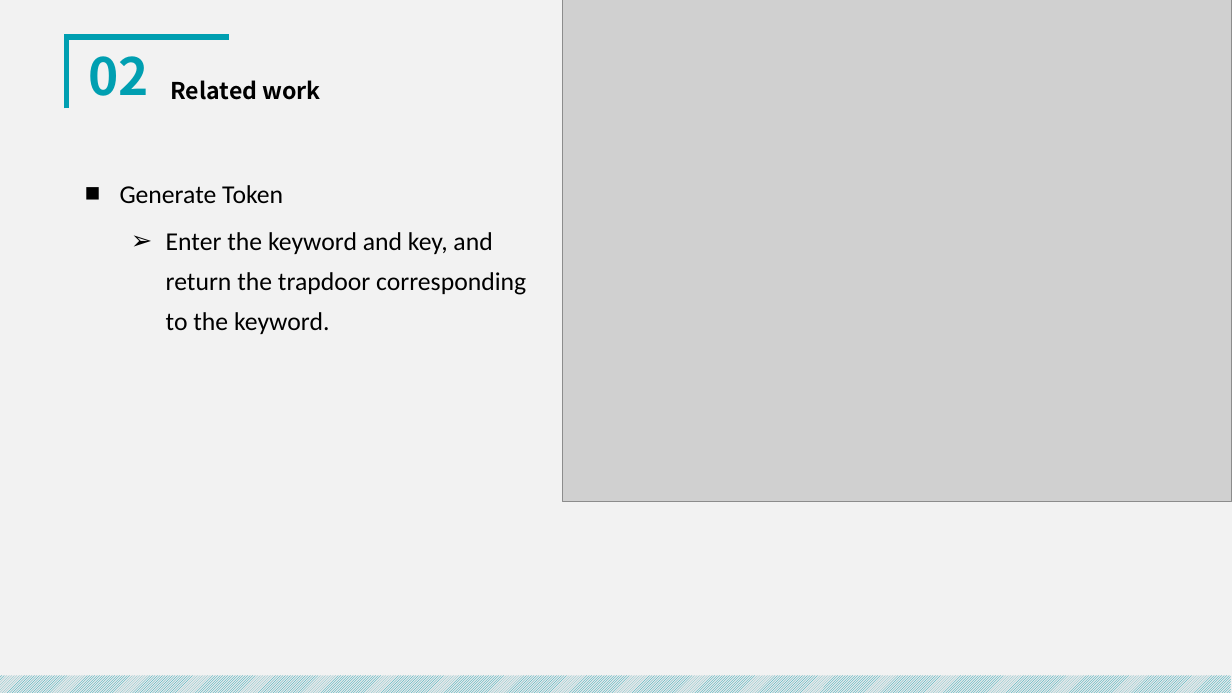
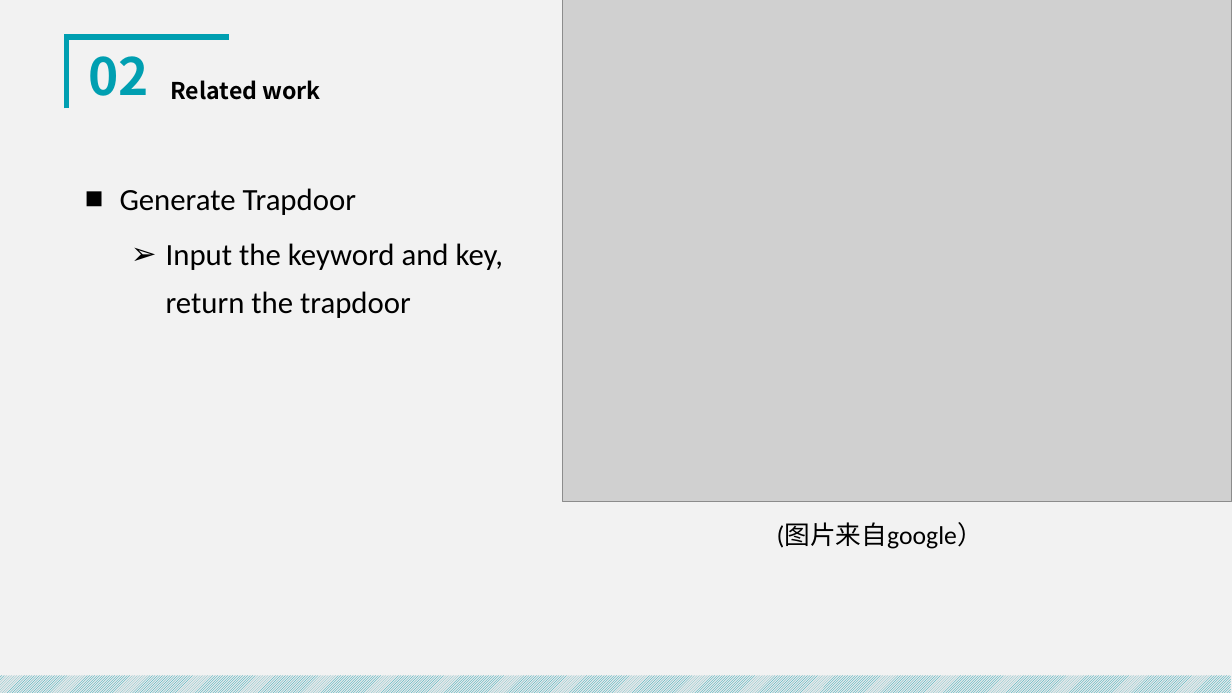
Before and after one commit to royalvald/MediumTest, a slide deck: slide 11 of 开题/中期答辩.pptx. Drawn at 1232x693 pixels with LibreOffice and Linux fonts; fonts in the diff are those of the drawing; grey boxes stand for pictures. Boxes give left, top, right and bottom in pixels: in the first picture for what was removed or moved away, otherwise in the second. Text is boxed around its words. In the diff, an @@ line names an element or a change of style, - is before the commit and + after.

```diff
--- a/开题/中期答辩.pptx
+++ b/开题/中期答辩.pptx
@@ text at [120, 188, 504, 318]: text changed; size 20 to 24 pt @@
-■ Generate Token
-  ➢ Enter the keyword and key, and return the trapdoor corresponding to the keyword.
+■ Generate Trapdoor
+  ➢ Input the keyword and key, return the trapdoor
@@ text added at [777, 523, 983, 549], 20 pt, text #000000 @@
+(图片来自google）
```
Also in this commit, not shown: 12 other slides changed, 13 slides added, 17 slides removed, 2 other files.
